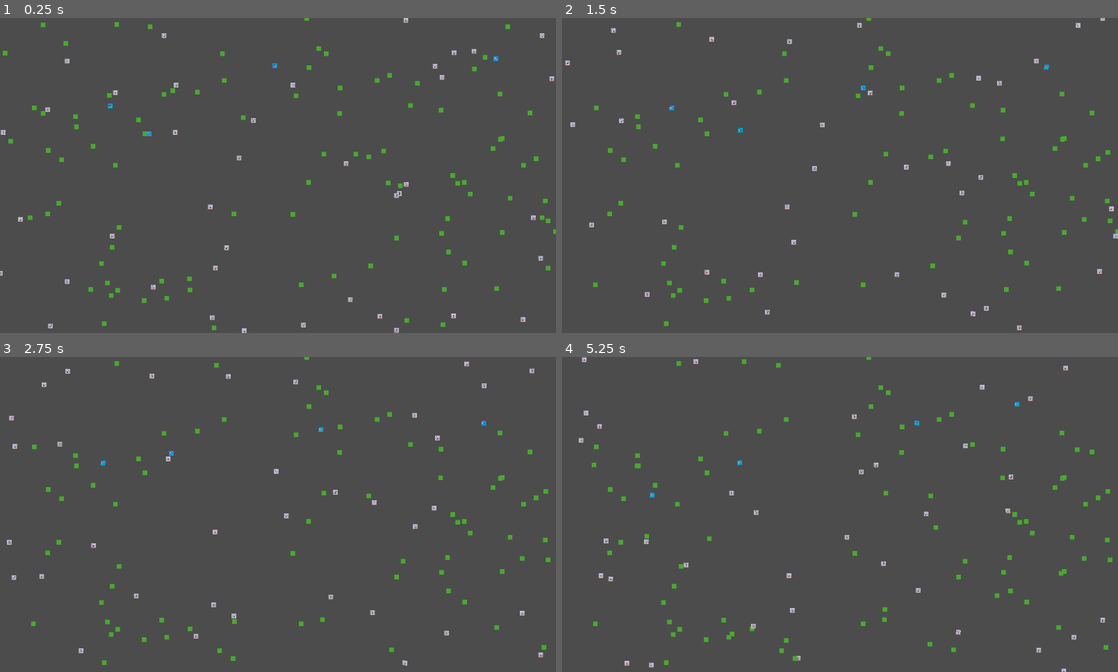
Above: before the commit, frames 1-4 (two rows, left to right).
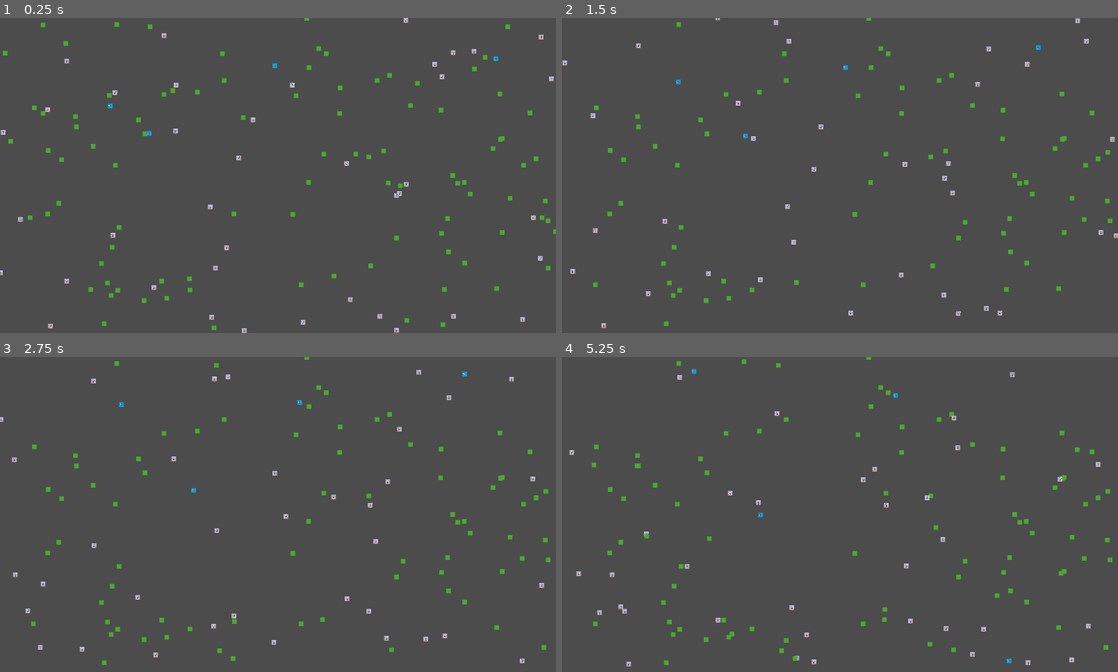
Above: after the commit, the same moments.

Repository: Unrimah/petri_cup
Game: Godot game, scene res://Node2D.tscn
Two runs of this game, one before a commit and one after it. Both use one fixed random seed, a clock stepped at 60 frames per second and the inputs below.
Inputs:
- Up to frame 1 (0.25 s): no input
- Up to frame 2 (1.5 s): no input
- Up to frame 3 (2.75 s): no input
- Up to frame 4 (5.25 s): no input

The runs differ from the first frame. In frame 1, 0.4% of the frame differs, in the area x 0-100%, y 0-100%; in frame 2, 0.9%; in frame 3, 1.0%; in frame 4, 1.1%, in the area x 1-98%, y 0-100%.

Commit message:
Fixed grass ball at (0, 0)

Diff:
--- a/Animal.gd
+++ b/Animal.gd
@@ -71,7 +71,7 @@
 			animal_die()
 
 func flush_walk_position():
-	walk_position = Vector2(0, 0)
+	walk_position = Vector2(-1, -1)
 
 func select_action(delta):
 	life_timer -= delta
@@ -180,7 +180,7 @@
 	health -= CONSUMPTION_WALK * delta
 	if (self.position.distance_to(walk_position) < 2):
 		flush_walk_position()
-	if (walk_position == Vector2(0, 0)):
+	if (walk_position == Vector2(-1, -1)):
 		var walk_direction = randf() * 2 * PI
 		var walk_distance = randi() % (SEARCH_RANGE / 2) + 1 # To prevent X/0
 		var X = normalize_X(walk_distance * sin(walk_direction) + self.position.x)
